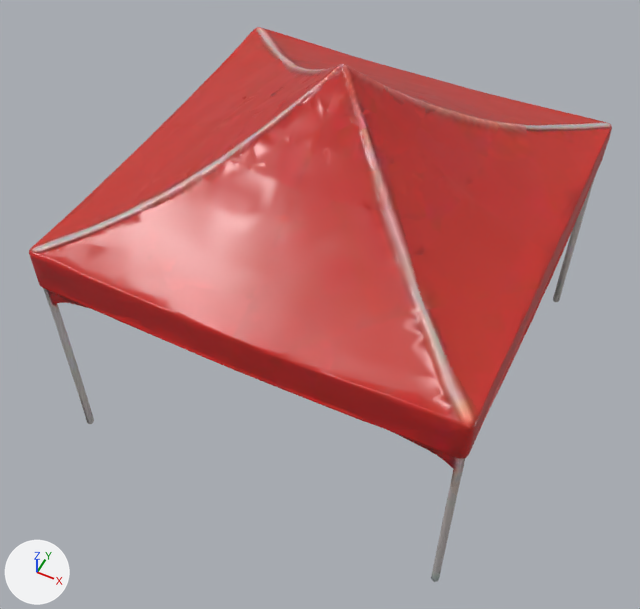
Renders of the glTF model client/public/models/control-tent.glb from each side of a commit.
Both versions are drawn from a camera (50 mm lens) standing at (0.613, -1.329, 1.453) and looking at (0.0, -0.101, -0.081). Arrows for +X, +Y and +Z are at lower left; the lights stay in place. The first picture is the older version. Where no turn or scale is listed for an object, it has been applied to the vertices. Vertices at exactly the same position are counted once.

The first picture shows 'tripo_node_d7aa89a5-ca58-474d-ad6e-63c5afafaa44'.
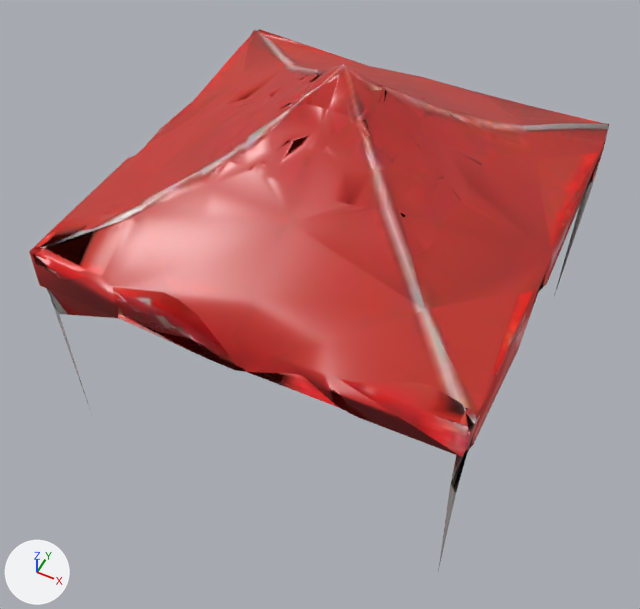
Where the newer file only moved an object's origin or applied its transform, the numbers keep the older frame.

What the commit changed:
me_tripo_mesh_d7aa89a5_ca58_474d_ad6e_63c5afafaa44 is used by ob_tripo_node_d7aa89a5_ca58_474d_ad6e_63c5afafaa44; location (0.0, 0.0, 0.0).
me_tripo_mesh_d7aa89a5_ca58_474d_ad6e_63c5afafaa44 had 24535 vertices, 49792 faces and spanned x -0.474..0.474, y -0.476..0.476, z -0.5..0.5.
me_tripo_mesh_d7aa89a5_ca58_474d_ad6e_63c5afafaa44 now has 2154 vertices, 4884 faces and spans x -0.472..0.473, y -0.476..0.472, z -0.5..0.5.
me_tripo_mesh_d7aa89a5_ca58_474d_ad6e_63c5afafaa44 part 1: 1 vertex moved within x -0.465, y 0.459, z 0.132; 22162 vertices removed from x -0.474..0.474, y -0.476..0.476, z -0.393..0.5; 5 vertices added at x -0.444..0.184, y -0.463..0.132, z 0.113..0.368.
Other edits to the shape of me_tripo_mesh_d7aa89a5_ca58_474d_ad6e_63c5afafaa44 do not show in these pictures.

What differs and where, as boxes [x1, y1, x2, y2] in the pictures (640 x 609 px):
'tripo_node_d7aa89a5-ca58-474d-ad6e-63c5afafaa44', reshaped
    before: [29, 27, 612, 582]
    after: [29, 29, 609, 571]
part 1 of me_tripo_mesh_d7aa89a5_ca58_474d_ad6e_63c5afafaa44, reshaped
    before: [29, 27, 612, 582]
    after: [271, 143, 312, 175]
